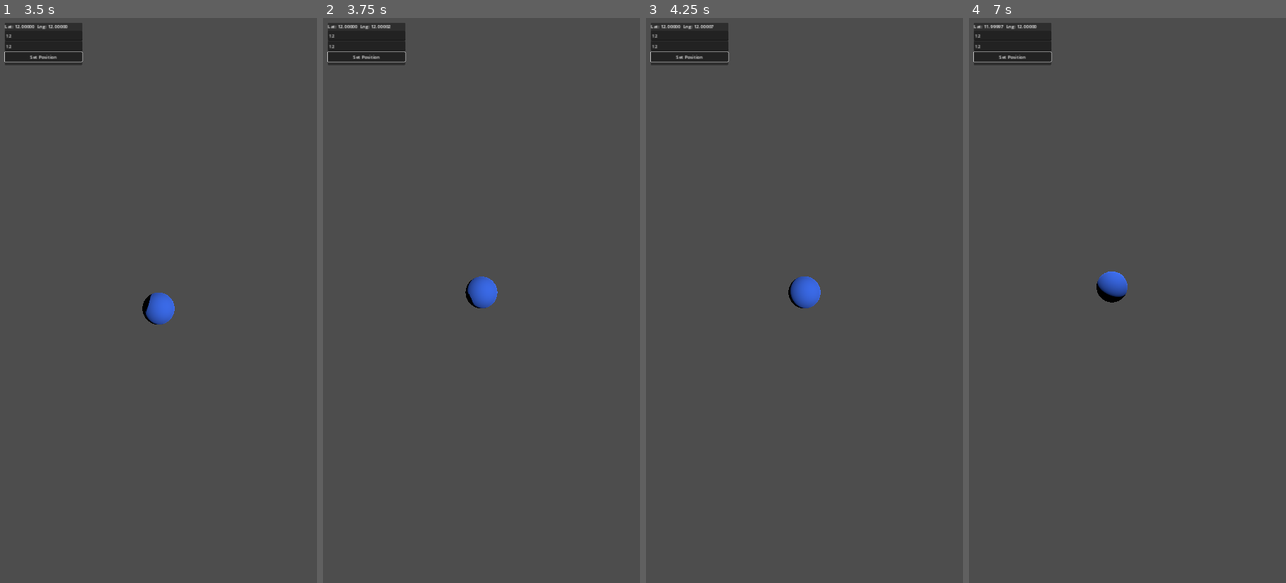
Above: before the commit, frames 1-4 (left to right).
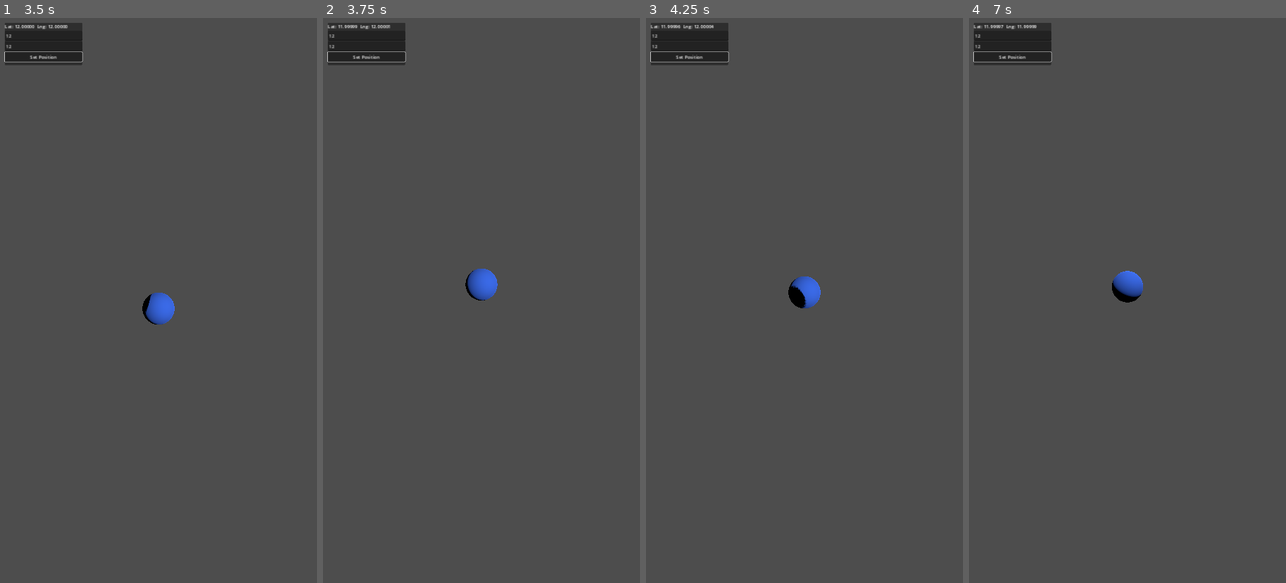
Above: after the commit, the same moments.

Repository: Dominic339/Shared-Skies
Game: Godot game, scene res://scenes/Main.tscn
Same seed, same stepped clock (60 frames per second), same inputs: the game is played once before the commit and once after it.
Inputs (mouse positions are in pixels of both pictures, inside the frame that each line leads up to):
- Up to frame 1 (3.5 s): click (44, 34) at 0.52 s; type "12" at 0.6 s; click (44, 46) at 0.75 s; type "12" at 0.83 s; click "Set Position" at 1.25 s; tap Enter at 2 s; move the mouse to (228, 272) at 2.02 s; hold D 2.03-2.75 s; click (228, 272) at 2.17 s; tap Space at 2.75 s; drag from (95, 328) to (142, 413) at 2.77 s
- Up to frame 2 (3.75 s): tap Enter at 3.5 s; move the mouse to (513, 176) at 3.52 s; hold D from 3.53 s (still down)
- Up to frame 3 (4.25 s): keep holding D
- Up to frame 4 (7 s): release D at 4.25 s; drag from (1111, 413) to (1032, 215) at 4.27 s; tap Space at 5 s; move the mouse to (1222, 385) at 5.02 s; hold A 5.03-5.75 s; drag from (1032, 215) to (1079, 159) at 5.77 s; tap Enter at 6.5 s; move the mouse to (1143, 300) at 6.52 s; hold S from 6.53 s (still down); click (1143, 300) at 6.67 s

Frame 1 is identical in both runs. In frame 2, 0.4% of the frame differs, in the area x 5-56%, y 1-52%; in frame 3, 0.1%; in frame 4, 0.7%, in the area x 15-55%, y 1-51%.

Commit message:
Make fake-GPS movement camera-relative instead of world-axis-locked
Moved WASD/arrow handling out of DevLocation (now just a plain
position store) and into main.gd, which already holds the camera
reference. Forward/right are read directly from the camera's actual
transform basis each frame, so "forward" always means "the direction
the camera is currently looking" regardless of how far it's been
dragged around the player -- not a fixed world north/east, and not a
hand-rederived yaw angle either.

Co-Authored-By: Claude Sonnet 5 <noreply@anthropic.com>
Claude-Session: https://claude.ai/code/session_01AHmiCVGuG2bKpEKrF4VL2r

Diff:
--- a/client/scripts/autoload/dev_location.gd
+++ b/client/scripts/autoload/dev_location.gd
@@ -3,15 +3,13 @@
 # Developer-mode simulated GPS -- core infrastructure per the Phase 1 plan,
 # not a later debugging afterthought, since neither device GPS nor
 # real-world field testing against Nashua landmarks is practical during
-# normal development. Two input paths, both landing on the same
-# current_lat/current_lng the rest of the game reads: WASD/arrow-key local
-# movement for minute-to-minute dev work, and set_position_manual() for
-# jumping straight to a specific coordinate (wired to the on-screen dev
-# panel in Main.tscn).
+# normal development. Just a position store: move() and
+# set_position_manual() both land on current_lat/current_lng. Input
+# handling (WASD, camera-relative direction) lives in main.gd, where the
+# camera reference already exists -- this autoload doesn't know or care
+# what's driving it.
 
 signal position_changed
-
-const MOVE_SPEED_METERS_PER_SEC := 8.0
 
 var current_lat: float = 42.7654  # Nashua, NH default
 var current_lng: float = -71.4676
@@ -28,19 +26,3 @@
 	current_lat = lat
 	current_lng = lng
 	position_changed.emit()
-
-
-func _process(delta: float) -> void:
-	var input_dir := Vector2.ZERO
-	if Input.is_key_pressed(KEY_W) or Input.is_key_pressed(KEY_UP):
-		input_dir.y += 1.0
-	if Input.is_key_pressed(KEY_S) or Input.is_key_pressed(KEY_DOWN):
-		input_dir.y -= 1.0
-	if Input.is_key_pressed(KEY_D) or Input.is_key_pressed(KEY_RIGHT):
-		input_dir.x += 1.0
-	if Input.is_key_pressed(KEY_A) or Input.is_key_pressed(KEY_LEFT):
-		input_dir.x -= 1.0
-
-	if input_dir != Vector2.ZERO:
-		input_dir = input_dir.normalized() * MOVE_SPEED_METERS_PER_SEC * delta
-		move(input_dir.x, input_dir.y)
--- a/client/scripts/main.gd
+++ b/client/scripts/main.gd
@@ -1,6 +1,7 @@
 extends Node3D
 
 const LandmarkMarkerScene := preload("res://scenes/LandmarkMarker.tscn")
+const MOVE_SPEED_METERS_PER_SEC := 8.0
 
 @onready var camera: Camera3D = $Camera3D
 @onready var player_marker: Node3D = $PlayerMarker
@@ -19,9 +20,39 @@
 	await _load_landmarks()
 
 
-func _process(_delta: float) -> void:
+func _process(delta: float) -> void:
+	_handle_movement_input(delta)
 	player_marker.position = GeoProjection.to_local(DevLocation.current_lat, DevLocation.current_lng)
 	camera.update_around(player_marker.global_position)
+
+
+func _handle_movement_input(delta: float) -> void:
+	var input_dir := Vector2.ZERO
+	if Input.is_key_pressed(KEY_W) or Input.is_key_pressed(KEY_UP):
+		input_dir.y += 1.0
+	if Input.is_key_pressed(KEY_S) or Input.is_key_pressed(KEY_DOWN):
+		input_dir.y -= 1.0
+	if Input.is_key_pressed(KEY_D) or Input.is_key_pressed(KEY_RIGHT):
+		input_dir.x += 1.0
+	if Input.is_key_pressed(KEY_A) or Input.is_key_pressed(KEY_LEFT):
+		input_dir.x -= 1.0
+
+	if input_dir == Vector2.ZERO:
+		return
+	input_dir = input_dir.normalized()
+
+	# Camera-relative, not world-axis-locked: "forward" is always the
+	# direction the camera is currently looking, flattened onto the
+	# ground, regardless of how far the player has dragged it around.
+	# Read straight from the camera's real transform rather than
+	# re-deriving yaw trig by hand -- same lesson as the earlier
+	# hand-authored camera transform bug.
+	var cam_basis := camera.global_transform.basis
+	var forward := -Vector3(cam_basis.z.x, 0.0, cam_basis.z.z).normalized()
+	var right := Vector3(cam_basis.x.x, 0.0, cam_basis.x.z).normalized()
+
+	var movement := (right * input_dir.x + forward * input_dir.y) * MOVE_SPEED_METERS_PER_SEC * delta
+	DevLocation.move(movement.x, -movement.z)
 
 
 func _load_landmarks() -> void:
